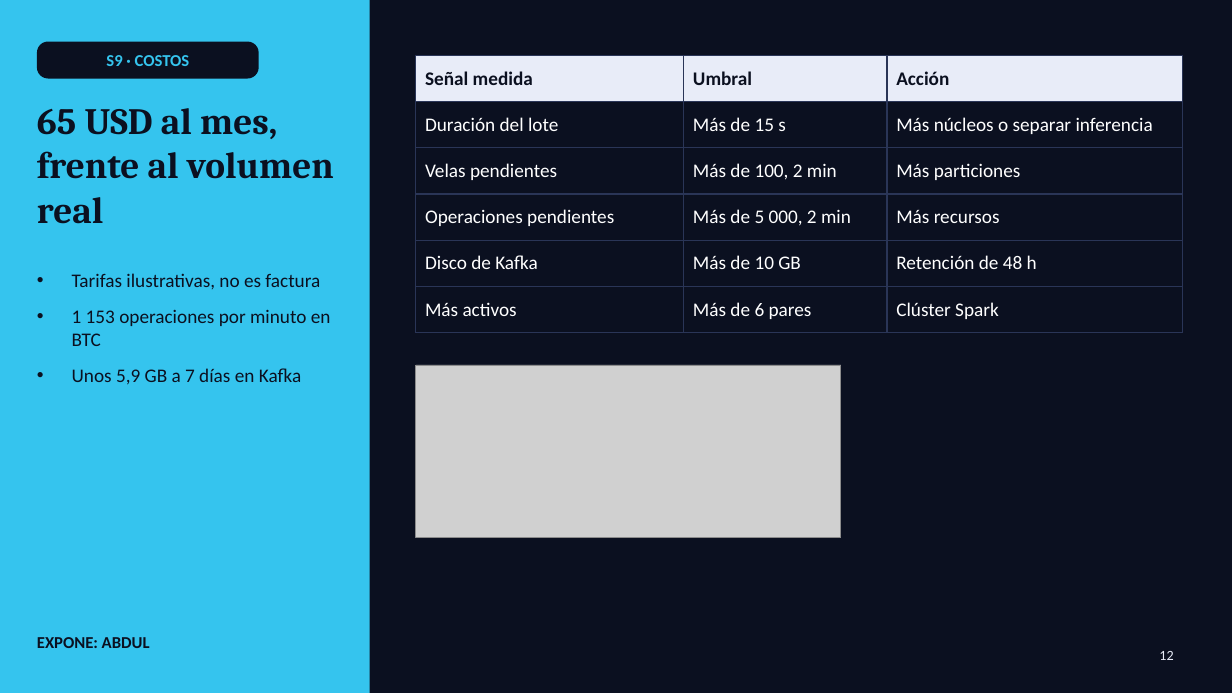
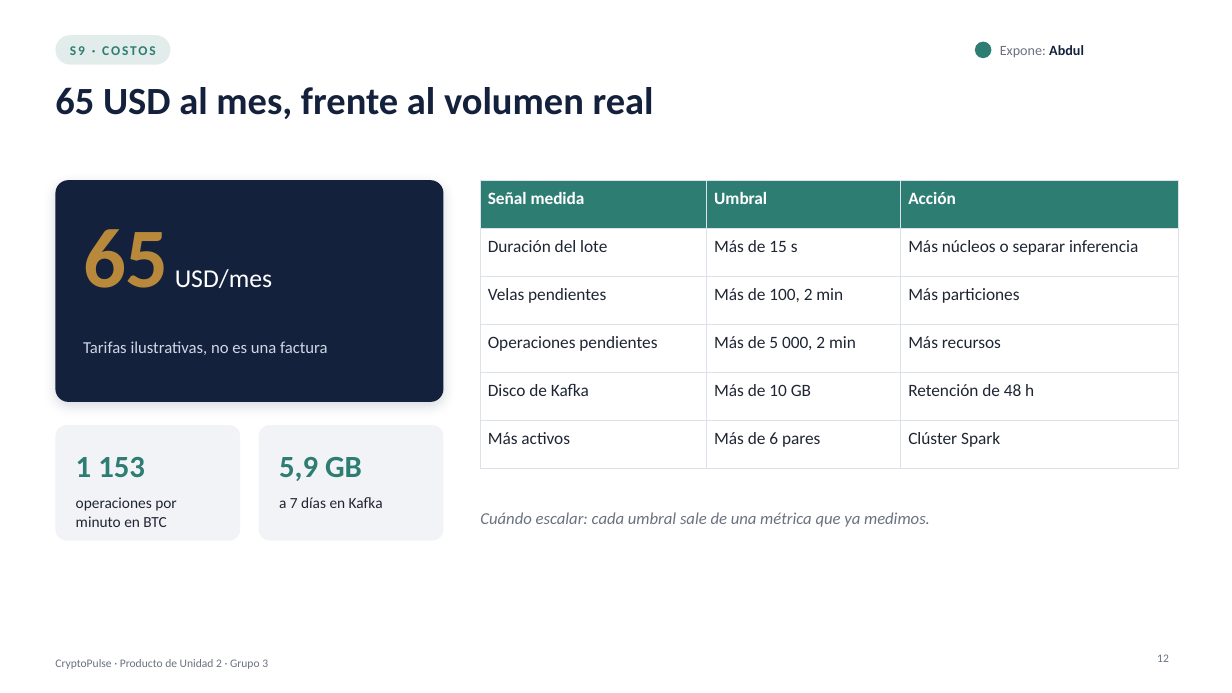
Before and after one commit to Milagros-hp/BigData-BTC-SOL, a slide deck: slide 12 of docs/presentacion/CryptoPulse_U2.pptx. Drawn at 1232x693 pixels with LibreOffice and Linux fonts; fonts in the diff are those of the drawing; grey boxes stand for pictures. Boxes give left, top, right and bottom in pixels: in the first picture for what was removed or moved away, otherwise in the second. Text is boxed around its words. In the diff, an @@ line names an element or a change of style, - is before the commit and + after.

```diff
--- a/docs/presentacion/CryptoPulse_U2.pptx
+++ b/docs/presentacion/CryptoPulse_U2.pptx
@@ background #0B1020 to #FFFFFF @@
@@ rectangle removed at (x1=0, y1=0, x2=370, y2=693) @@
@@ text "S9 · COSTOS" moved from (x1=37, y1=42, x2=259, y2=79) to (x1=70, y1=46, x2=155, y2=55) @@
@@ text "S9 · COSTOS" at (x1=70, y1=46, x2=155, y2=55): size 13 to 10.5 pt, text colour #35C4EE to #2E7D73, letter spacing 0 to 1.5 pt; fill #0B1020 to none @@
@@ rounded rectangle added at (x1=55, y1=35, x2=171, y2=65), fill #2E7D73 at 14% opacity @@
@@ ellipse added at (x1=975, y1=42, x2=992, y2=58), fill #2E7D73 @@
@@ text added at (x1=1000, y1=45, x2=1084, y2=57), 11 pt, text #6B7280 @@
+Expone: Abdul
@@ title "65 USD al mes, frente ..." moved from (x1=37, y1=108, x2=334, y2=224) to (x1=55, y1=87, x2=654, y2=119) @@
@@ title "65 USD al mes, frente ..." at (x1=55, y1=87, x2=654, y2=119): size 29 to 30 pt, font Cambria to Calibri, text colour #0B1020 to #14213D @@
@@ rounded rectangle added at (x1=55, y1=180, x2=444, y2=402), fill #14213D @@
@@ table at (x1=481, y1=180, x2=1178, y2=451) @@
@@ fill #E8ECF8 to #2E7D73 in row 1 @@
@@ fill none to #FFFFFF in 15 cells @@
@@ size 15 to 13.5 pt, text colour #FFFFFF to #1F2633 @@
@@ text colour #0B1020 to #FFFFFF in "Señal medida", "Umbral", "Acción" @@
@@ borders changed @@
@@ table resized from (x1=416, y1=55, x2=1183, y2=323) to (x1=481, y1=180, x2=1178, y2=451) @@
@@ text added at (x1=83, y1=229, x2=272, y2=288), 20 pt, text #FFFFFF @@
+65 USD/mes
@@ text removed at (x1=72, y1=273, x2=331, y2=385) @@
-• Tarifas ilustrativas, no es factura
-• 1 153 operaciones por minuto en BTC
-• Unos 5,9 GB a 7 días en Kafka
@@ text added at (x1=83, y1=341, x2=328, y2=355), 13 pt, text #CFD6E4 @@
+Tarifas ilustrativas, no es una factura
@@ picture removed at (x1=416, y1=365, x2=841, y2=538) @@
@@ rounded rectangle added at (x1=55, y1=425, x2=240, y2=541), fill #F1F3F7 @@
@@ rounded rectangle added at (x1=259, y1=425, x2=444, y2=541), fill #F1F3F7 @@
@@ text added at (x1=76, y1=457, x2=145, y2=477), 24 pt, text #2E7D73, bold @@
+1 153
@@ text added at (x1=279, y1=457, x2=362, y2=481), 24 pt, text #2E7D73, bold @@
+5,9 GB
@@ text added at (x1=76, y1=497, x2=177, y2=527), 12 pt, text #1F2633 @@
+operaciones por minuto en BTC
@@ text added at (x1=279, y1=497, x2=383, y2=508), 12 pt, text #1F2633 @@
+a 7 días en Kafka
@@ text added at (x1=480, y1=512, x2=930, y2=527), 13 pt, text #6B7280, italic @@
+Cuándo escalar: cada umbral sale de una métrica que ya medimos.
@@ text removed at (x1=37, y1=637, x2=150, y2=648) @@
-EXPONE: ABDUL
@@ text added at (x1=55, y1=659, x2=268, y2=669), 9 pt, text #6B7280 @@
+CryptoPulse · Producto de Unidad 2 · Grupo 3
@@ page number at (x1=1157, y1=654, x2=1169, y2=662): size 11 to 9 pt, text colour #E8ECF8 to #6B7280; alignment left to right @@
```
Also in this commit, not shown: 20 other slides changed, 1 other file.
